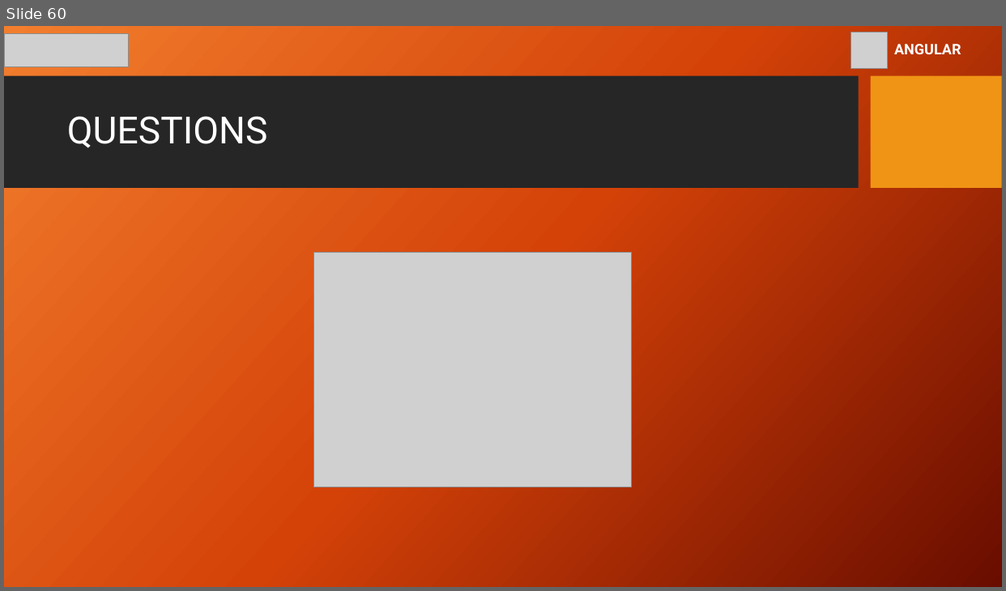
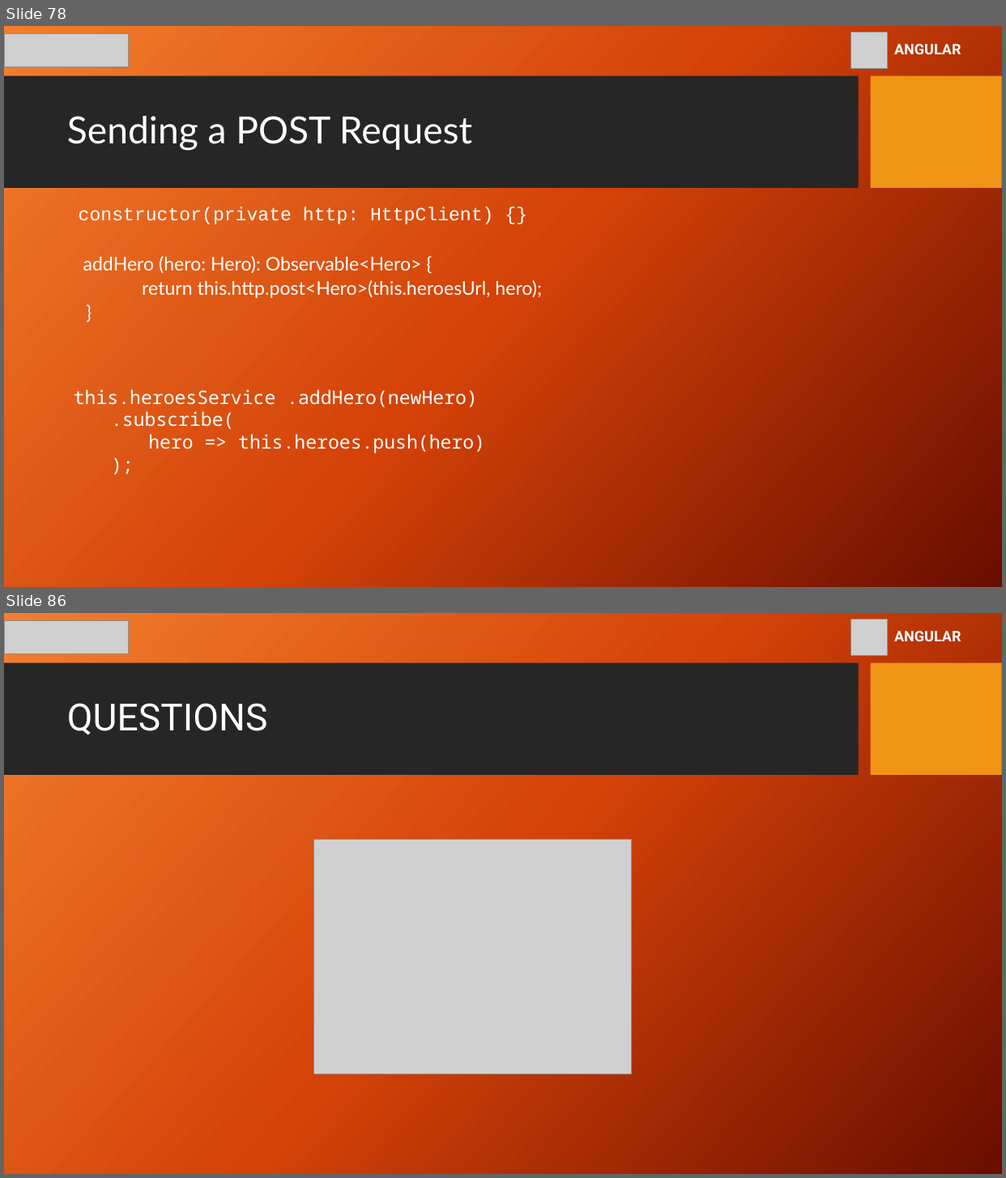
Before and after one commit to youma85/hps-ang, a slide deck: gp-hps-angular-8-yri.pptx. Shown one above the other, each under a label of ours: slide 60 before the commit, slides 78 and 86 after it; the slides between them are not shown. The pictures are 1006x591 and 1006x1178 pixels, drawn with LibreOffice and Linux fonts; fonts in the diff are those of the drawing; grey boxes stand for pictures; background and template pictures are left out. Boxes give left, top, right and bottom in pixels: in the first picture for what was removed or moved away, otherwise in the second. Text is boxed around its words. In the diff, an @@ line names an element or a change of style, - is before the commit and + after.

```diff
--- a/gp-hps-angular-8-yri.pptx
+++ b/gp-hps-angular-8-yri.pptx
@@ slide 78 added at [4, 26, 1002, 587], background picture (left out); not listed: 2 template elements that a slide beside it also shows @@
@@ picture added at [4, 33, 128, 67] @@
@@ picture added at [850, 32, 888, 69] @@
@@ text added at [894, 44, 961, 54], 14 pt, text #FFFFFF, bold @@
+ANGULAR
@@ title added at [67, 116, 472, 151], 36 pt, text #FFFFFF @@
+Sending a POST Request
@@ text added at [79, 207, 542, 298], 18 pt, text #FFFFFF @@
+constructor(private http: HttpClient) {}
+addHero (hero: Hero): Observable<Hero> {
+return this.http.post<Hero>(this.heroesUrl, hero);
+}
@@ text added at [74, 390, 485, 454], 18 pt, text #FFFFFF @@
+this.heroesService .addHero(newHero)
+.subscribe(
+hero => this.heroes.push(hero)
+);
@@ what was slide 60 is now slide 86 @@
```
Also in this commit, not shown: 4 slides changed, 25 other slides added.
